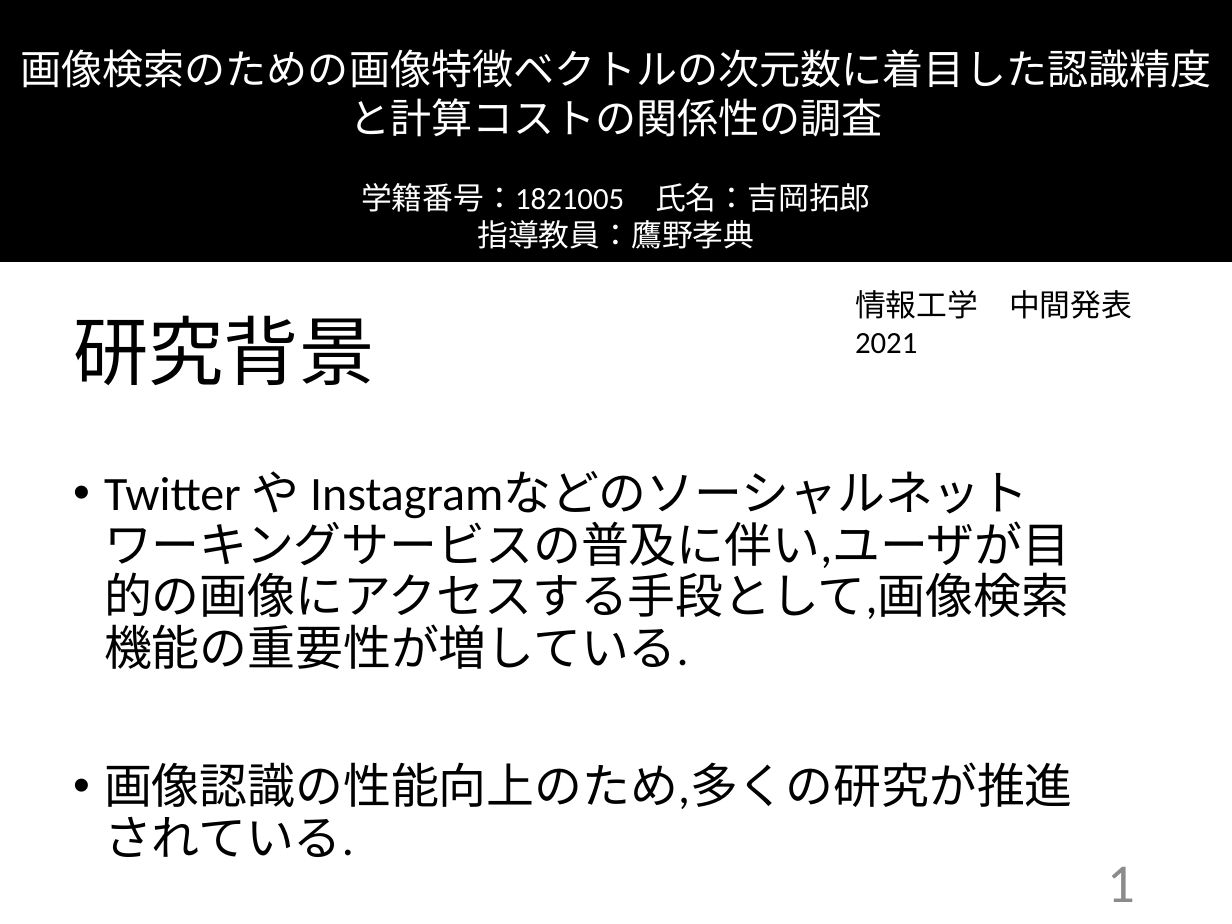
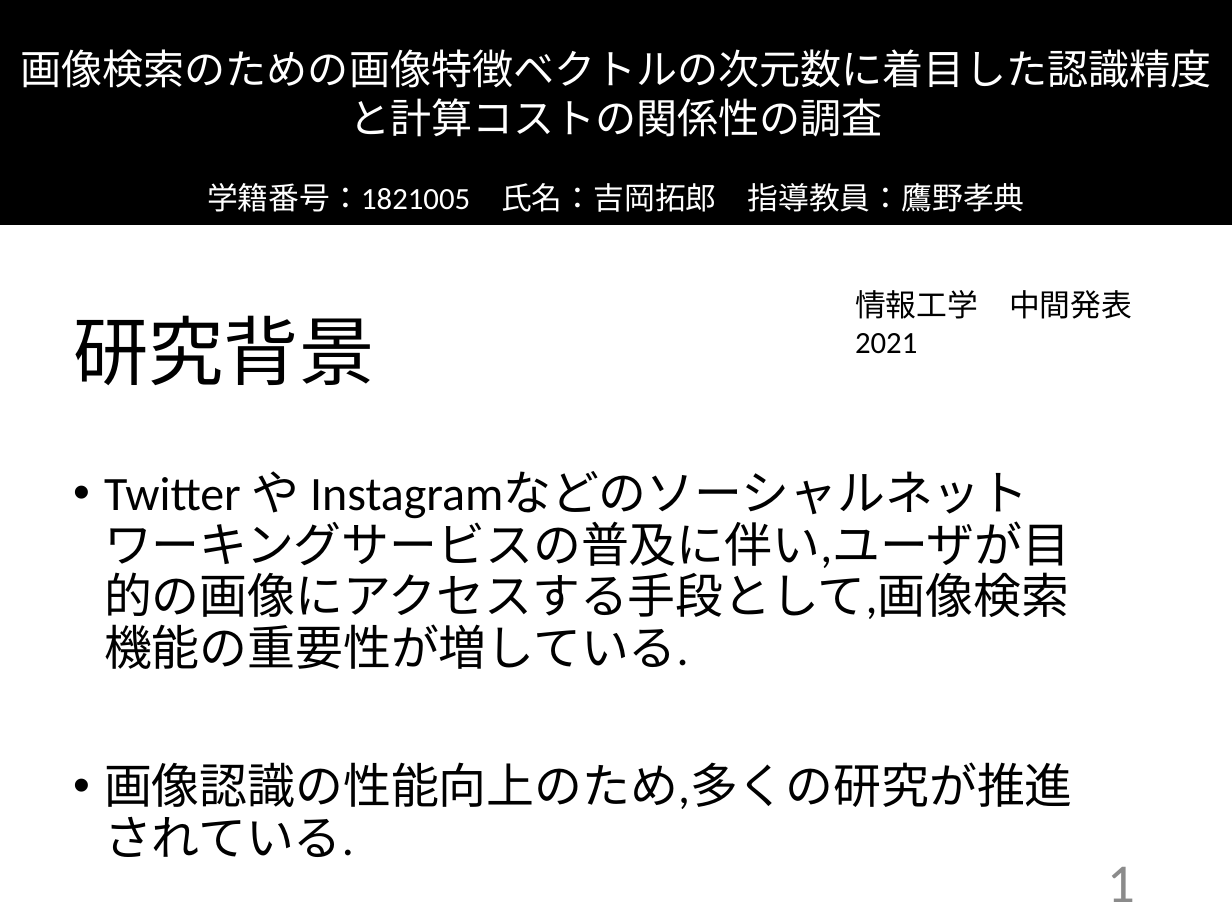
Before and after one commit to kait-takanolab/1821005-yoshioka-thesis, a slide deck: slide 1 of 1821005_中間発表.pptx. Drawn at 1232x924 pixels with LibreOffice and Linux fonts; fonts in the diff are those of the drawing. Boxes give left, top, right and bottom in pixels: in the first picture for what was removed or moved away, otherwise in the second. Text is boxed around its words. In the diff, an @@ line names an element or a change of style, - is before the commit and + after.

```diff
--- a/1821005_中間発表.pptx
+++ b/1821005_中間発表.pptx
@@ rectangle "画像検索のための画像特徴ベクトルの次元数に着目した認識精度と計算コストの関係性の調査": place and size @@
-rectangle "画像検索のための画像特徴ベクトルの次元数に着目した認識精度と計算コストの関係性の調査" at [0,0,1232,261]
+rectangle "画像検索のための画像特徴ベクトルの次元数に着目した認識精度と計算コストの関係性の調査" at [0,0,1232,224]
@@ text in rectangle at [207,183,1025,212]: text changed @@
-学籍番号：1821005 氏名：吉岡拓郎
-指導教員：鷹野孝典
+学籍番号：1821005 氏名：吉岡拓郎 指導教員：鷹野孝典
```
Also in this commit, not shown: 2 other slides changed, 2 slides removed.
